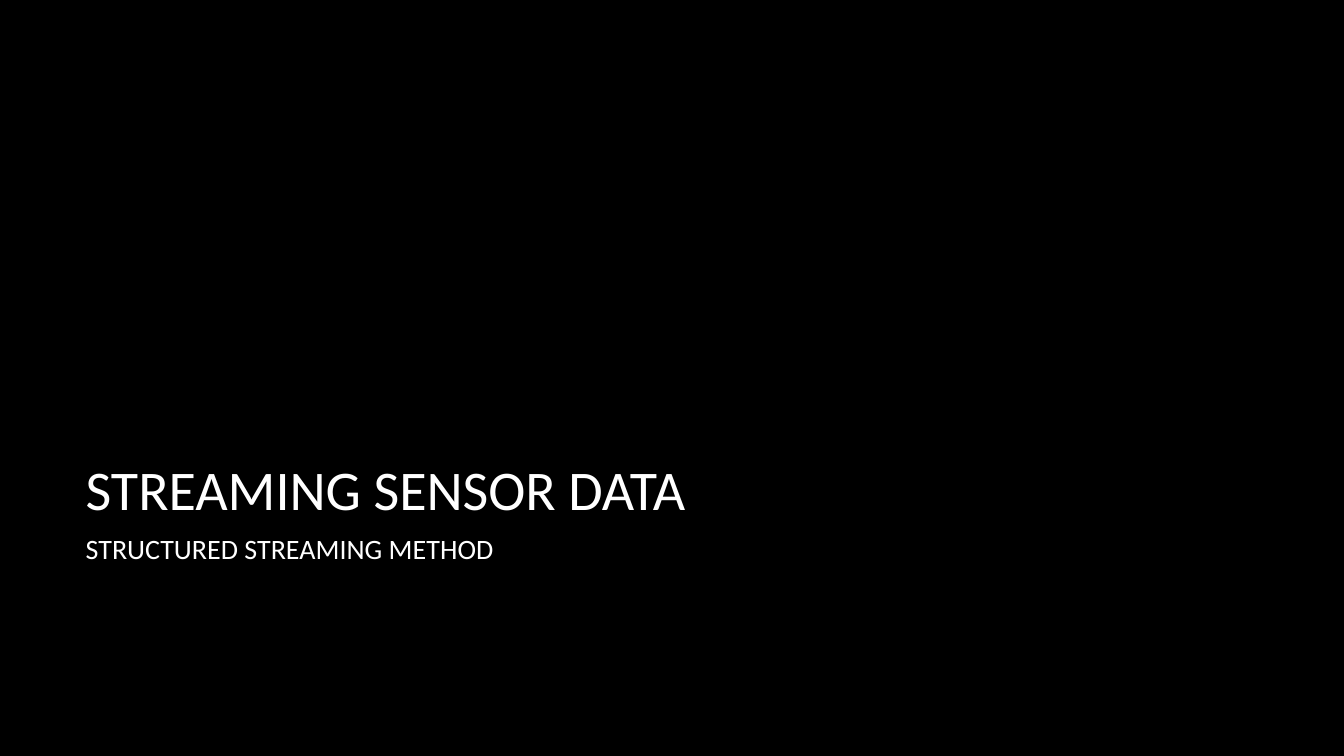
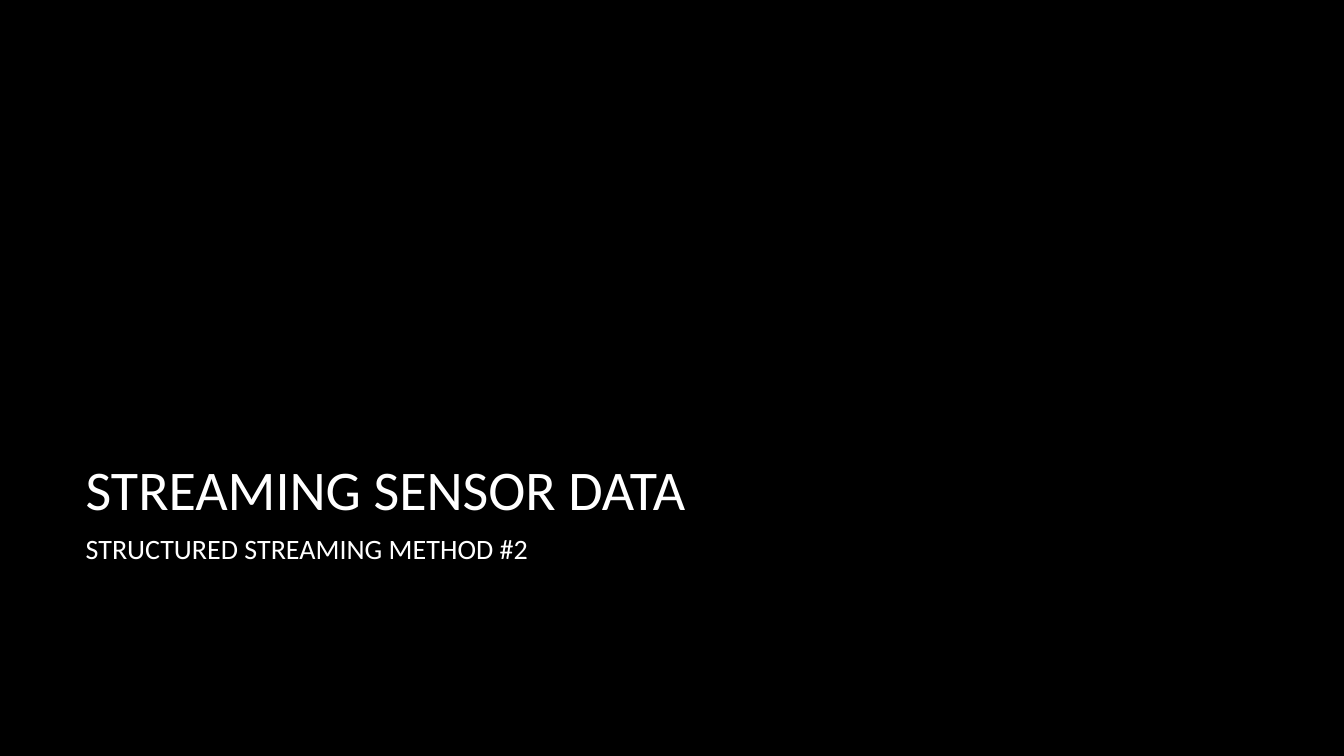
Before and after one commit to devpatrol1/powerpoint-automation-testing, a slide deck: slide 5 of TestProject2/test_ppt2_finalcopy.pptx. Drawn at 1344x756 pixels with LibreOffice and Linux fonts; fonts in the diff are those of the drawing; background and template pictures are left out. Boxes give left, top, right and bottom in pixels: in the first picture for what was removed or moved away, otherwise in the second. Text is boxed around its words. In the diff, an @@ line names an element or a change of style, - is before the commit and + after.

```diff
--- a/TestProject2/test_ppt2_finalcopy.pptx
+++ b/TestProject2/test_ppt2_finalcopy.pptx
@@ text at box(86, 540, 528, 560): text changed @@
-STRUCTURED STREAMING METHOD
+STRUCTURED STREAMING METHOD #2
```
Also in this commit, not shown: 2 other slides changed, 1 other file.
